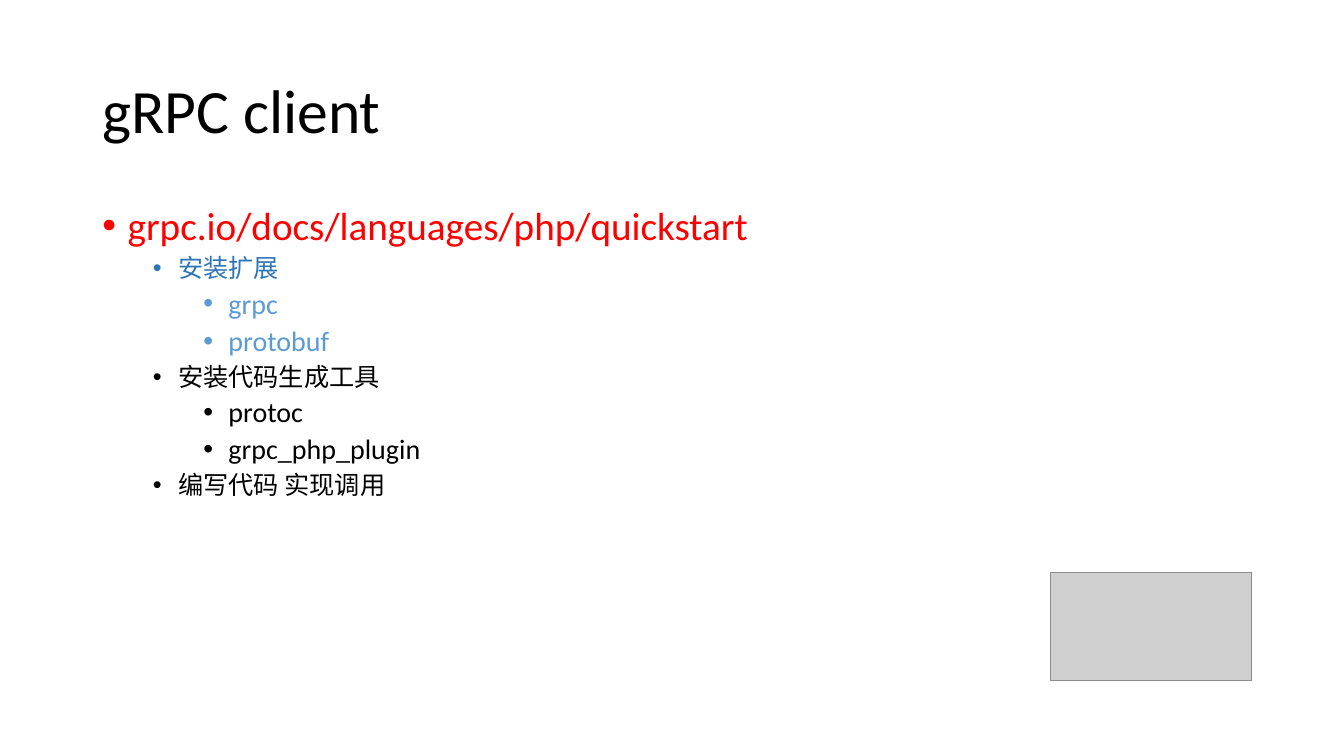
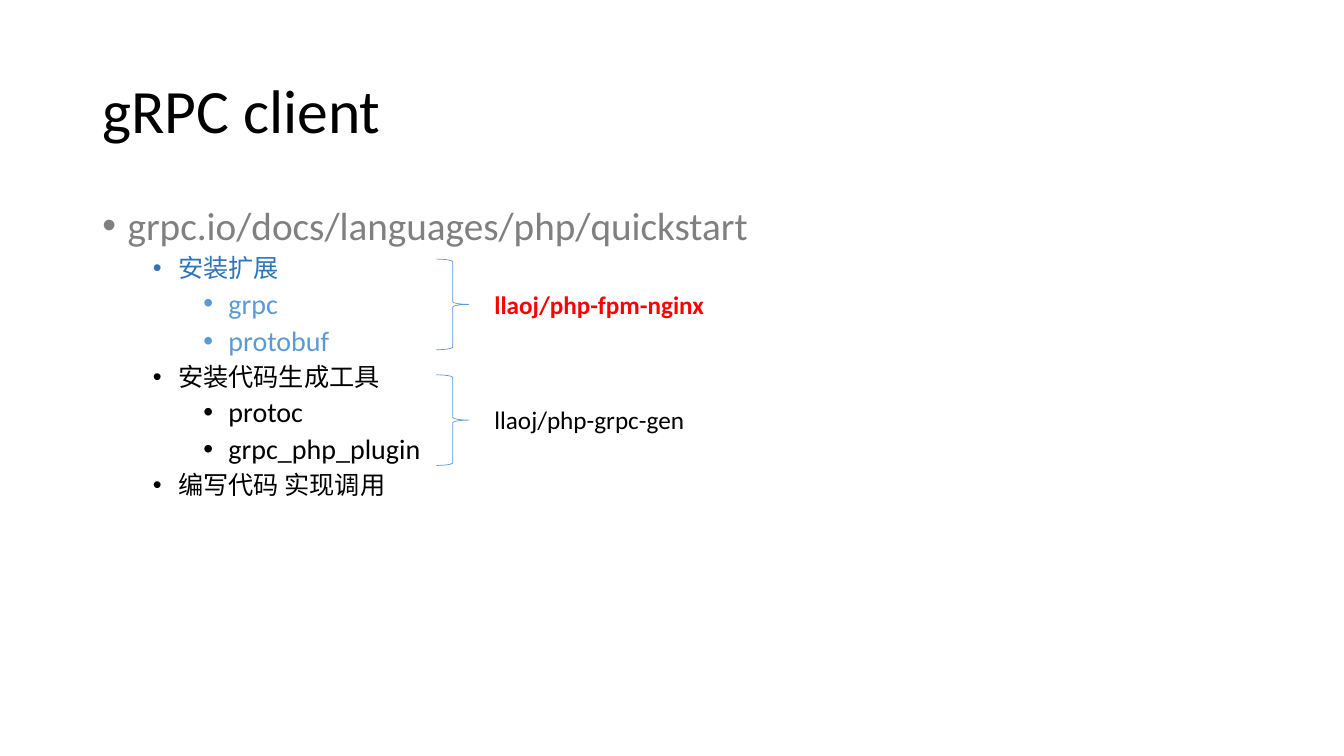
Before and after one commit to llaoj/my-share, a slide deck: slide 8 of grpc/index.pptx (slide 13 before the commit). Drawn at 1344x756 pixels with LibreOffice and Linux fonts; fonts in the diff are those of the drawing; grey boxes stand for pictures. Boxes give left, top, right and bottom in pixels: in the first picture for what was removed or moved away, otherwise in the second. Text is boxed around its words. In the diff, an @@ line names an element or a change of style, - is before the commit and + after.

Commit message:
ppt

```diff
--- a/grpc/index.pptx
+++ b/grpc/index.pptx
@@ text at bbox=[128, 213, 748, 247]: text colour #FF0000 to #808080 in "grpc.io/docs/languages/php/quickstart" @@
@@ right brace added at bbox=[437, 259, 469, 350], outline #5B9BD5 0.5 pt @@
@@ text added at bbox=[494, 296, 704, 319], 18 pt, text #FF0000, bold @@
+llaoj/php-fpm-nginx
@@ right brace added at bbox=[437, 375, 469, 466], outline #5B9BD5 0.5 pt @@
@@ text added at bbox=[494, 411, 684, 434], 18 pt, text #000000 @@
+llaoj/php-grpc-gen
@@ picture removed at bbox=[1052, 573, 1252, 681] @@
```
Also in this commit, not shown: 5 other slides changed, 5 slides removed, 1 other file.
